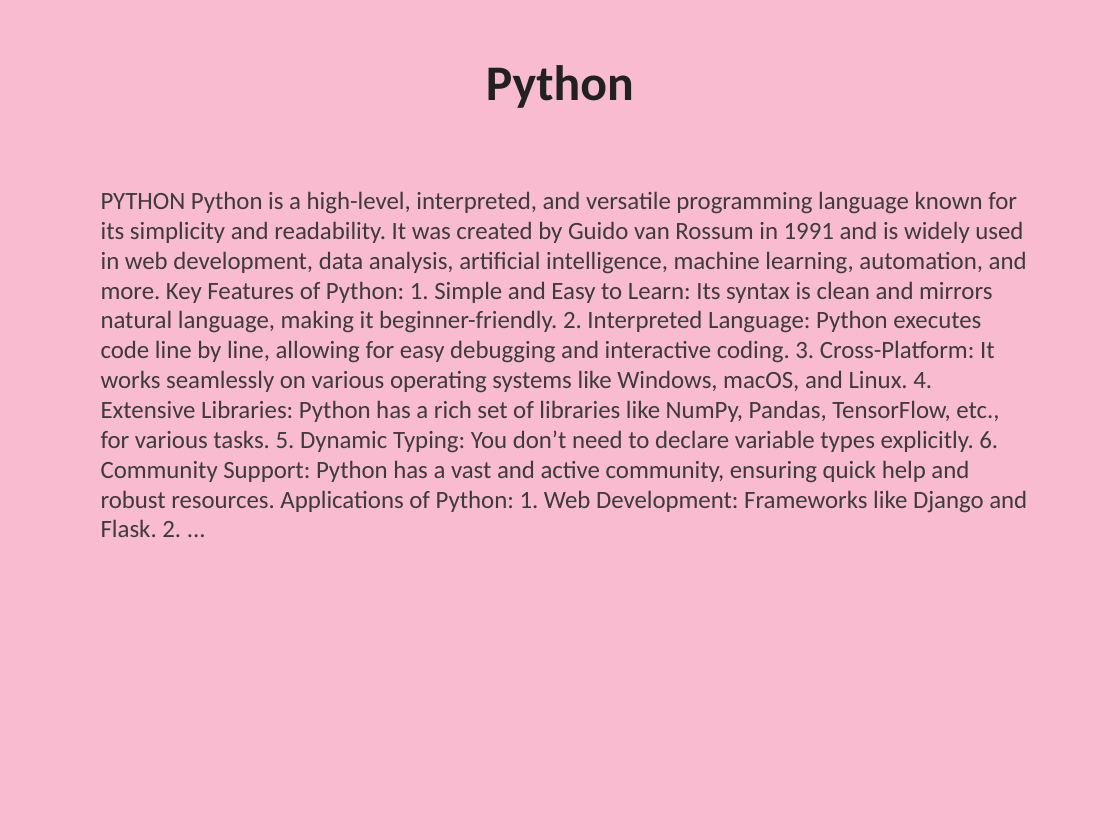
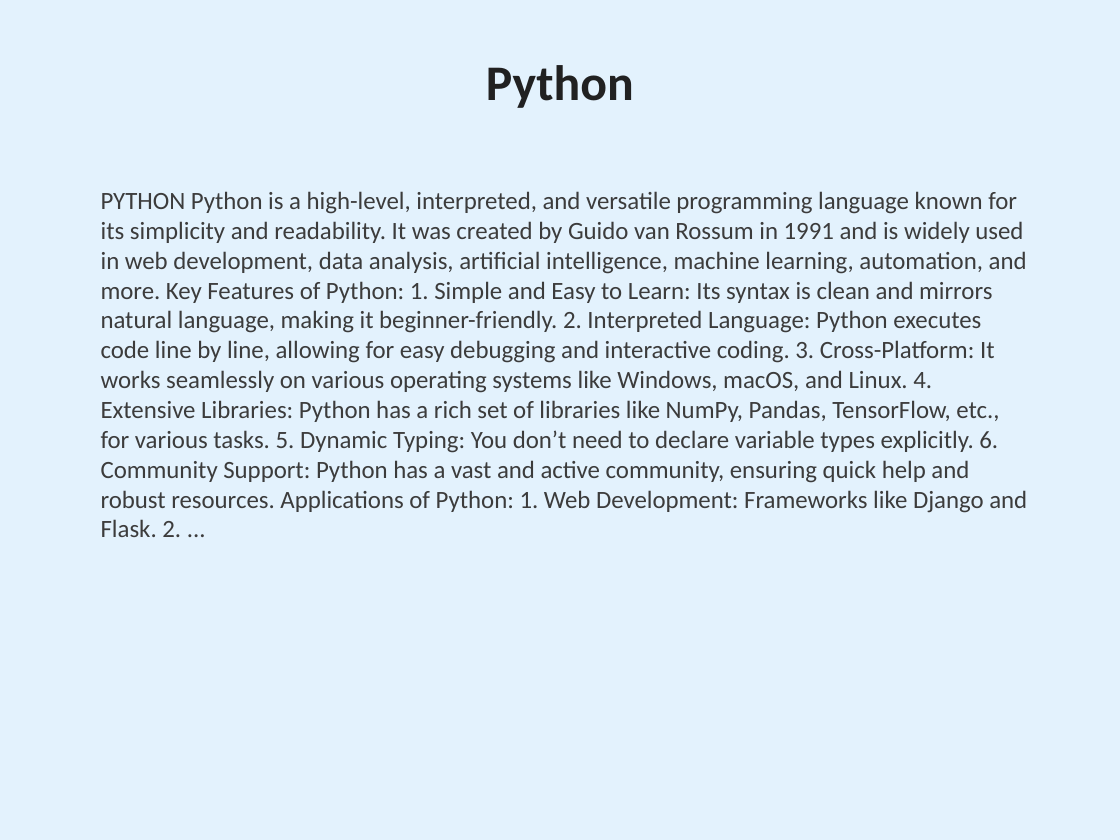
Before and after one commit to arigelasriharsha/pdfprocessor, a slide deck: slide 2 of outputs/creative_pdf_presentation.pptx. Drawn at 1120x840 pixels with LibreOffice and Linux fonts; fonts in the diff are those of the drawing. Boxes give left, top, right and bottom in pixels: in the first picture for what was removed or moved away, otherwise in the second. Text is boxed around its words. In the diff, an @@ line names an element or a change of style, - is before the commit and + after.

```diff
--- a/outputs/creative_pdf_presentation.pptx
+++ b/outputs/creative_pdf_presentation.pptx
@@ background #F8BBD0 to #E3F2FD @@
```
Also in this commit, not shown: 2 other slides changed, 5 other files.
